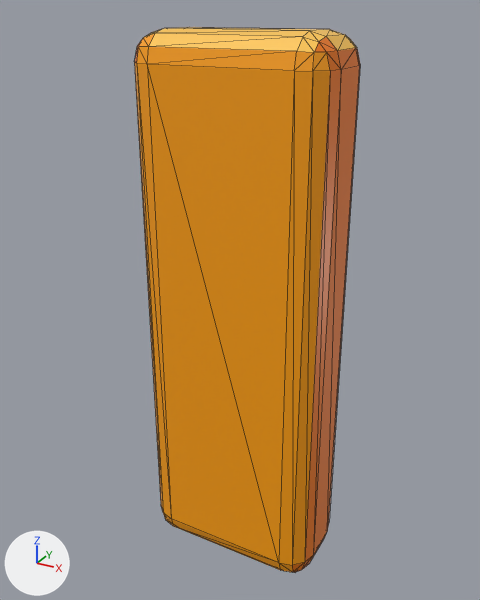
An edit to the glTF model public/assets/player.glb, drawn before and after from the same camera.
One viewpoint serves both versions: a 50 mm lens placed at (1.057, -1.954, 2.059), pointed at (-0.004, -0.023, 1.094). Lighting does not change. The marker at lower left points along +X, +Y and +Z. Mesh edges are drawn as thin lines. Objects named as collision shapes, trigger or cutter boxes, shadow casters or lower levels of detail are left out. Where no turn or scale is listed for an object, it has been applied to the vertices. Vertices at the same position are counted once.

Objects in the first picture: 'body'.
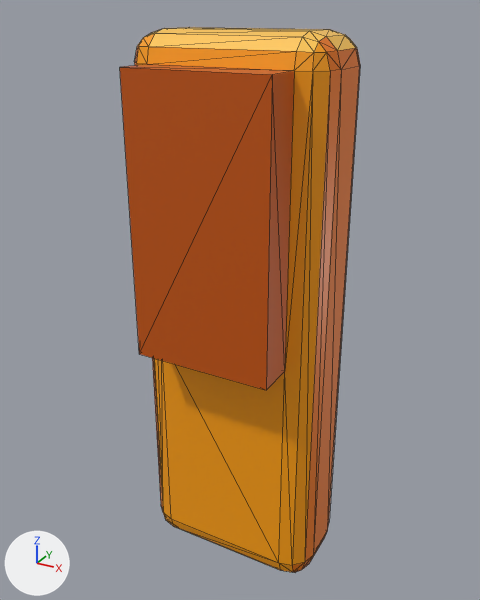
Changed parts and their boxes (x1, y1, x2, y2) in the pictures (480 x 600 px):
'body', reshaped (6% wider)
    before: (134, 27, 360, 572)
    after: (120, 27, 360, 572)
part 1 of me_body, built on
    before: (137, 63, 313, 565)
    after: (120, 63, 313, 565)
part 2 of me_body, surface changed
    both: (134, 28, 356, 571)

The change in detail:
me_body is used by ob_body; location (0.0, 0.0, 0.0).
me_body had 96 vertices, 188 faces and spanned x -0.35..0.35, y -0.18..0.18, z 0.0..2.0.
me_body now has 102 vertices, 200 faces and spans x -0.35..0.35, y -0.31..0.18, z 0.0..2.0.
Part 1, on me_body:
6 faces are deleted.
6 vertices are added at (0.25, -0.17, 0.94), (-0.25, -0.18, 0.94), (-0.25, -0.31, 0.94), (-0.25, -0.31, 1.9), (0.25, -0.31, 1.9), (0.25, -0.31, 0.94).
18 new faces join them.
me_body part 2: 178 kept faces spanning x -0.35..0.35, y -0.18..0.18, z 0.0..2.0 get new texture (UV) coordinates.
